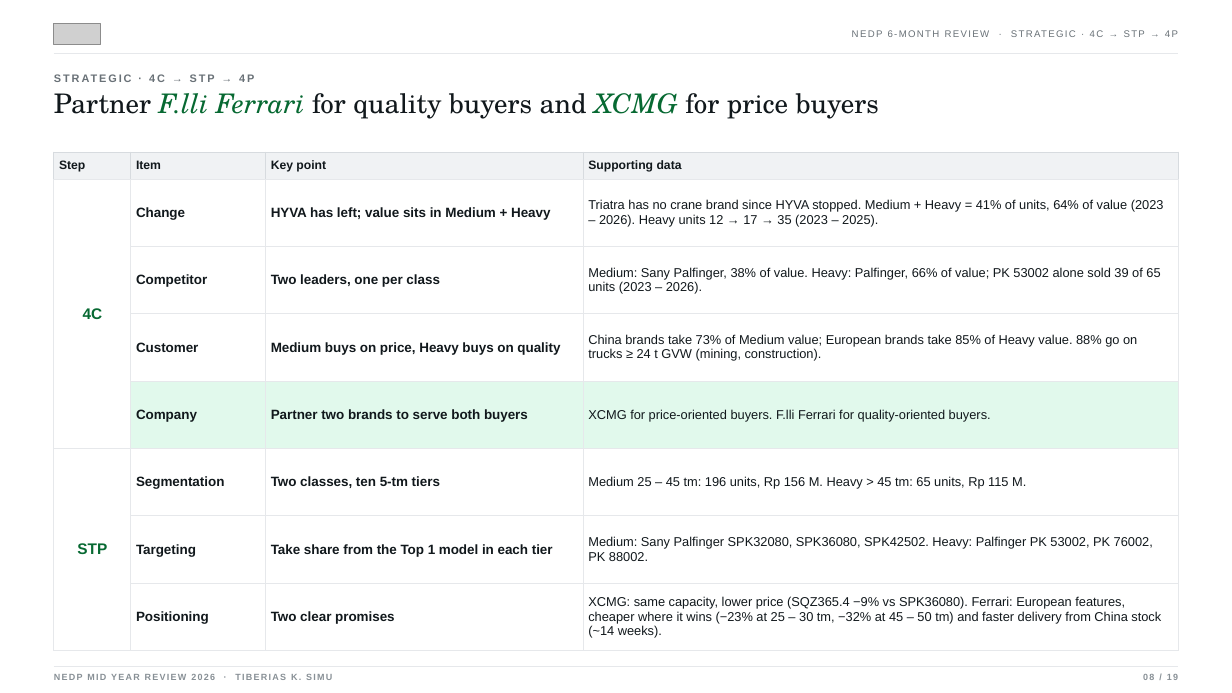
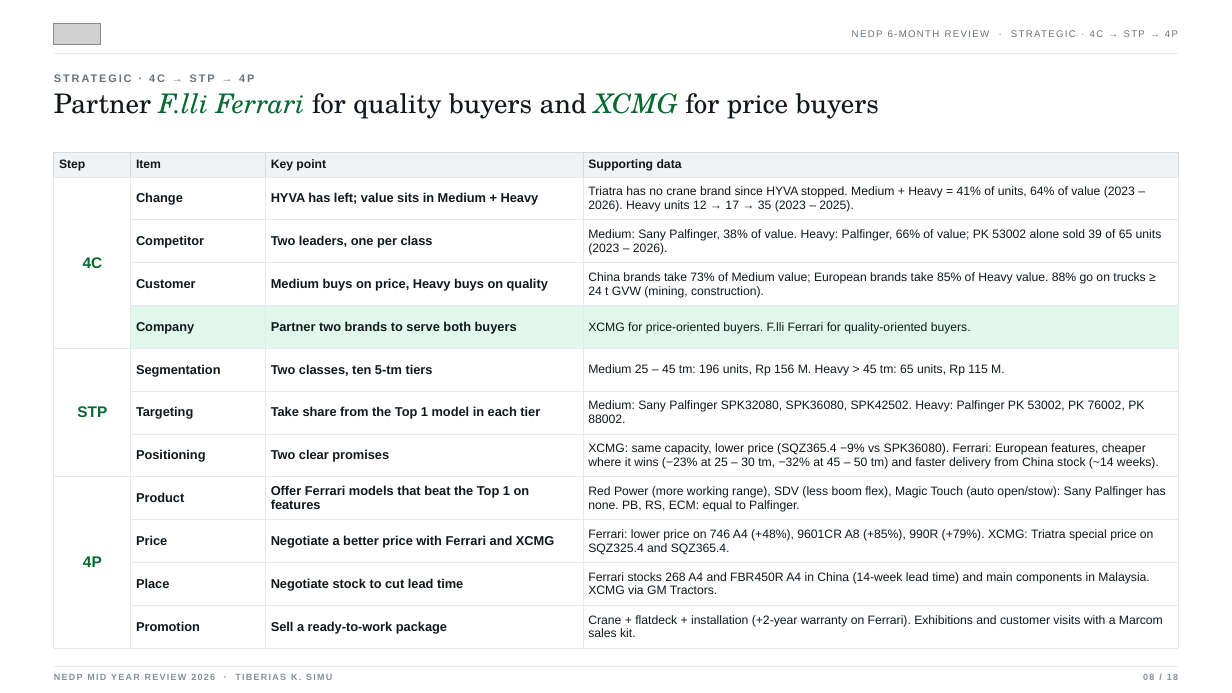
Before and after one commit to Godson7777/6month, a slide deck: slide 1 of nedp_deck/v4/Slide08_Strategic_4C_STP_4P.pptx. Drawn at 1232x693 pixels with LibreOffice and Linux fonts; fonts in the diff are those of the drawing; grey boxes stand for pictures. Boxes give left, top, right and bottom in pixels: in the first picture for what was removed or moved away, otherwise in the second. Text is boxed around its words. In the diff, an @@ line names an element or a change of style, - is before the commit and + after.

```diff
--- a/nedp_deck/v4/Slide08_Strategic_4C_STP_4P.pptx
+++ b/nedp_deck/v4/Slide08_Strategic_4C_STP_4P.pptx
@@ table at bbox=[54, 152, 1178, 649] @@
+row 9: 4P | Product | Offer Ferrari models that beat the Top 1 on features | Red Power (more working range), SDV (less boom flex), Magic Touch (auto open/stow): Sany Palfinger has none. PB, RS, ECM: equal to Palfinger.
+row 10:  | Price | Negotiate a better price with Ferrari and XCMG | Ferrari: lower price on 746 A4 (+48%), 9601CR A8 (+85%), 990R (+79%). XCMG: Triatra special price on SQZ325.4 and SQZ365.4.
+row 11:  | Place | Negotiate stock to cut lead time | Ferrari stocks 268 A4 and FBR450R A4 in China (14-week lead time) and main components in Malaysia. XCMG via GM Tractors.
+row 12:  | Promotion | Sell a ready-to-work package | Crane + flatdeck + installation (+2-year warranty on Ferrari). Exhibitions and customer visits with a Marcom sales kit.
```
Also in this commit, not shown: 1 slide removed, 2 other files.
